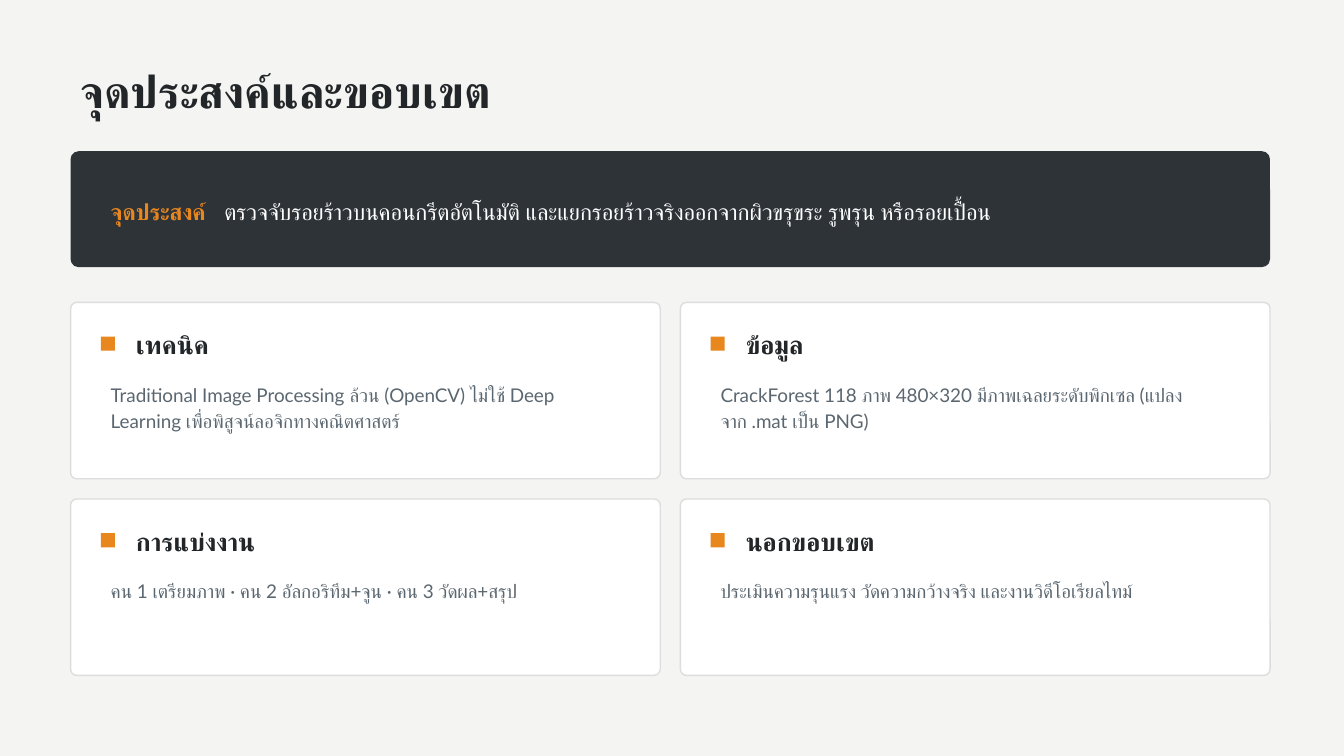
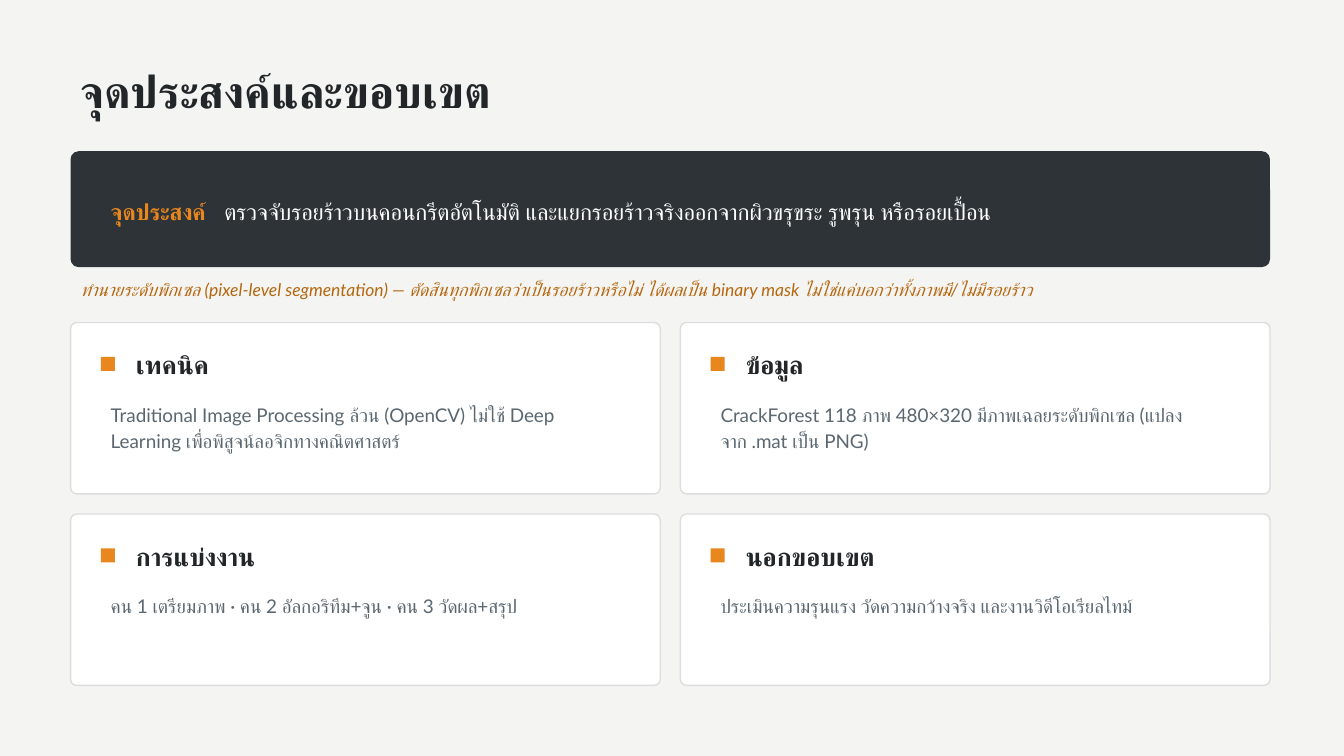
Before and after one commit to petanquex/miniproject-image-processing-concrete-crack-detection, a slide deck: slide 3 of docs/Concrete Crack Detection - Presentation.pptx. Drawn at 1344x756 pixels with LibreOffice and Linux fonts; fonts in the diff are those of the drawing. Boxes give left, top, right and bottom in pixels: in the first picture for what was removed or moved away, otherwise in the second. Text is boxed around its words. In the diff, an @@ line names an element or a change of style, - is before the commit and + after.

```diff
--- a/docs/Concrete Crack Detection - Presentation.pptx
+++ b/docs/Concrete Crack Detection - Presentation.pptx
@@ text added at <box>80,282,1032,301</box>, 12.5 pt, text #B5670F, italic @@
+ทำนายระดับพิกเซล (pixel-level segmentation) — ตัดสินทุกพิกเซลว่าเป็นรอยร้าวหรือไม่ ได้ผลเป็น binary mask ไม่ใช่แค่บอกว่าทั้งภาพมี/ไม่มีรอยร้าว
@@ rounded rectangle: place and size @@
-rounded rectangle at <box>71,302,660,479</box>
+rounded rectangle at <box>71,323,660,494</box>
@@ proportions changed in 4 elements at <box>71,514,660,686</box>, <box>681,514,1270,686</box>, <box>71,323,660,494</box>, <box>681,323,1270,494</box> @@
@@ rounded rectangle: place and size @@
-rounded rectangle at <box>681,302,1270,479</box>
+rounded rectangle at <box>681,323,1270,494</box>
@@ 4 texts, 2 rectangles: place and size @@
-4 texts, 2 rectangles at <box>101,335,1135,434</box>
+4 texts, 2 rectangles at <box>101,355,1135,454</box>
@@ rounded rectangle: place and size @@
-rounded rectangle at <box>71,499,660,676</box>
+rounded rectangle at <box>71,514,660,686</box>
@@ rounded rectangle: place and size @@
-rounded rectangle at <box>681,499,1270,676</box>
+rounded rectangle at <box>681,514,1270,686</box>
@@ 4 texts, 2 rectangles: place and size @@
-4 texts, 2 rectangles at <box>101,532,1133,604</box>
+4 texts, 2 rectangles at <box>101,547,1133,619</box>
```
Also in this commit, not shown: 3 other slides changed, 1 slide added, 1 slide removed, 12 other files.
